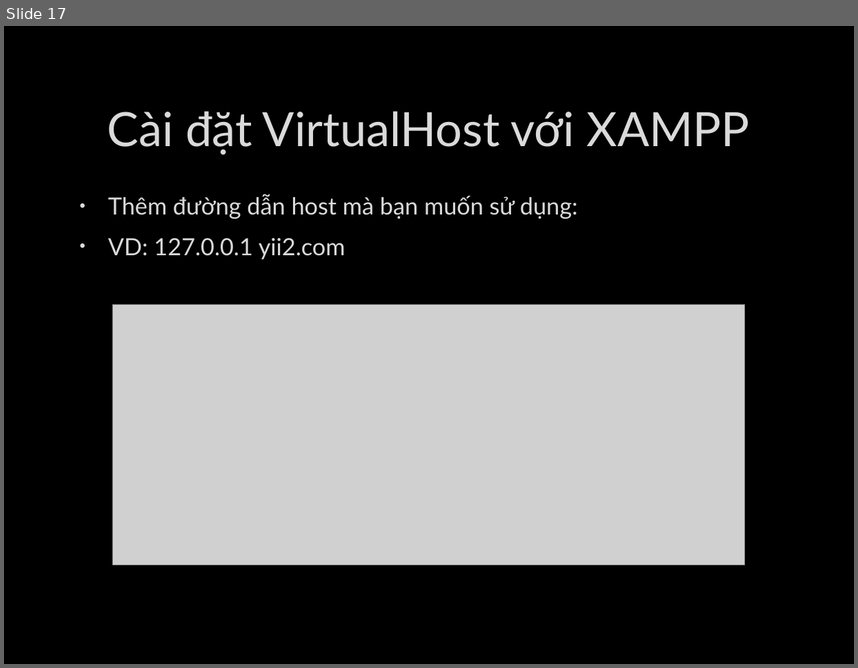
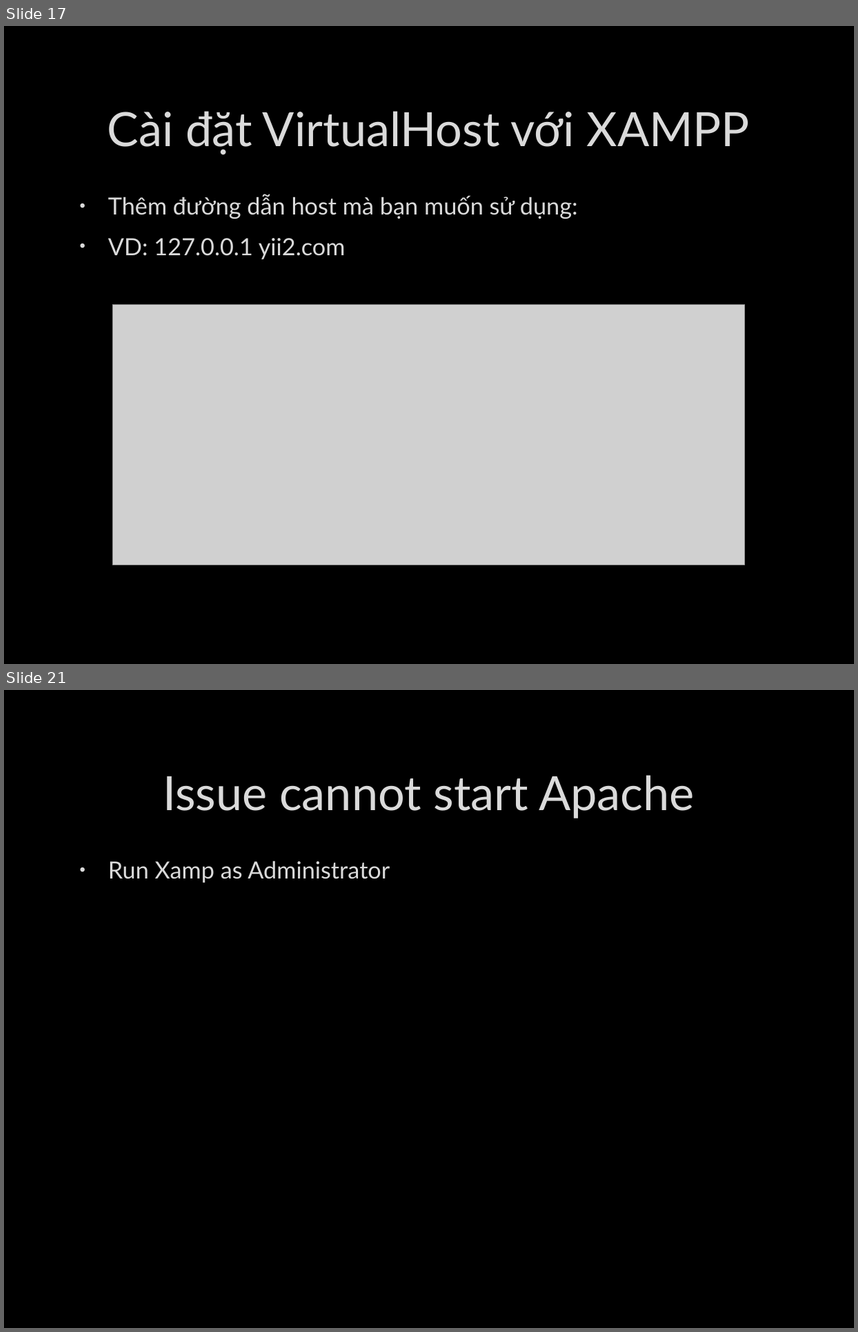
Before and after one commit to deviknight/php, a slide deck: Yii-Framwork.pptx. Shown one above the other, each under a label of ours: slide 17 before the commit, slides 17 and 21 after it; the slides between them are not shown. The pictures are 858x668 and 858x1332 pixels, drawn with LibreOffice and Linux fonts; fonts in the diff are those of the drawing; grey boxes stand for pictures; background and template pictures are left out. Boxes give left, top, right and bottom in pixels: in the first picture for what was removed or moved away, otherwise in the second. Text is boxed around its words. In the diff, an @@ line names an element or a change of style, - is before the commit and + after.

```diff
--- a/Yii-Framwork.pptx
+++ b/Yii-Framwork.pptx
@@ slide 21 added at [4,690,854,1328], background picture (left out) @@
@@ title added at [163,775,694,818], 40 pt, text #DADADA @@
+Issue cannot start Apache
@@ text added at [108,860,390,883], 20 pt, text #DADADA @@
+• Run Xamp as Administrator
```
Also in this commit, not shown: 2 slides changed, 5 other slides added.
